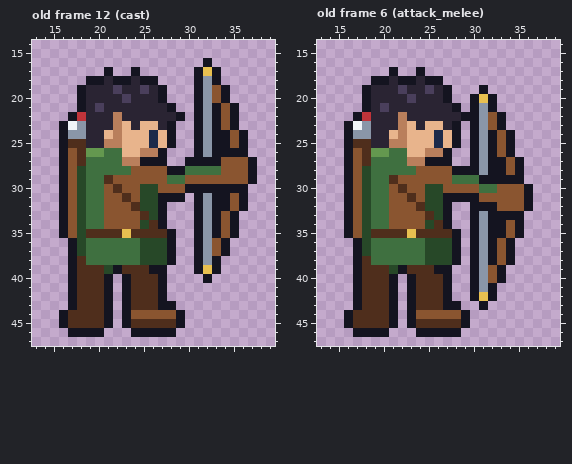
Edited in one commit: pixel-art file (art/sprites/combate/clases/arquero.aseprite). Above: the version before the commit.
48x48 pixels, 19 frames. Shown: old frame 12 (cast): x 13..39, y 14..47; old frame 6 (attack_melee): x 13..39, y 14..47. The commit also changed other frames, which this record leaves out.
And afterwards:
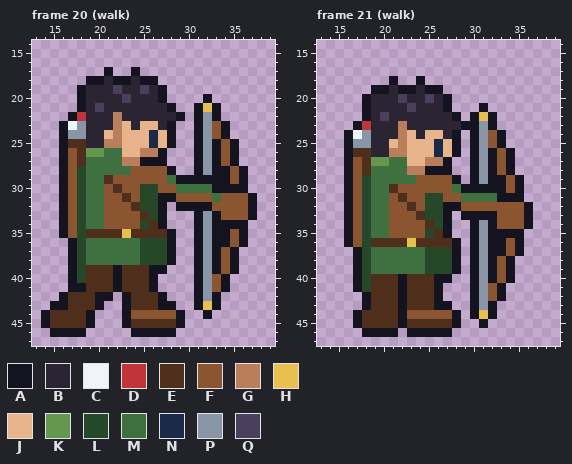
Palette (. is transparent): A #141420  B #2a2433  C #f0f4f8  D #c0343a  E #4f2e1c  F #8a5530  G #b97f5c  H #e8c050  J #e8b48c  K #64984f  L #274828  M #3f7040  N #1c2a4a  P #8a96a8  Q #4a3f5c
A new or re-ordered frame is compared with the old frame closest to it.
Difference:
frames 19 -> 23
--- frame 20 (walk) is new; against old frame 12 (cast), layers "cuerpo", "arma"
@@ x 13..39 @@
 15 ...........................
-16 ...................A.......
-17 ........A..A......AHA......
-18 ......AABAABAA....APA......
-19 .....ABBBQBBQBA...APFA.....
-20 .....ABBBBQBBBA...APFA.....
-21 .....ABQBBBBBBBA..APAFA....
-22 ....ADBBBGBBBBBBA.APAFA....
-23 ...ACPBBBGJBJJBA..APAFA....
-24 ...APPBBJGJJJNJA..APAAFA...
-25 ...AEEBBGGJJJNJA..APAAFA...
-26 ...AFEKKMMJJGGA...APAAAA...
-27 ...AFEMMMMGGAAA..AAAAFFFA..
-28 ...AFLMMMMMFFFFAAMMMMFFFA..
-29 ...AFLMMEFFFFFFMMFFFFFFFA..
-30 ...AFLMMFEFFLLFFFAAAAAAA...
-31 ...AFLMMFFEFLLAAA.APAAFA...
-32 ...AFLMMFFFELLA...APAAFA...
-33 ...AFLMMFFFFELA...APAFA....
-34 ...AFLMMFFFFLEA...APAFA....
-35 ...AFLEEEEHEEEEA..APAFA....
-36 ....ALMMMMMMLLLA..APFA.....
-37 ....ALMMMMMMLLLA..APFA.....
-38 ....AEMMMMMMLLLA..APA......
-39 ....AEEELAEEEAA...AHA......
-40 ....AEEEA.AEEEA....A.......
-41 ....AEEEA.AEEEA............
-42 ....AEEEA.AEEEA............
-43 ....AEEEA.AEEEAA...........
-44 ...AEEEEA.AFFFFFA..........
-45 ...AEEEEA.AEEEEEA..........
-46 ....AAAA...AAAAA...........
+16 ...........................
+17 ........A..A...............
+18 ......AABAABAA.............
+19 .....ABBBQBBQBA............
+20 .....ABBBBQBBBA....A.......
+21 .....ABQBBBBBBBA..AHA......
+22 ....ADBBBGBBBBBBA.APA......
+23 ...ACPBBBGJBJJBA..APFA.....
+24 ...APPBBJGJJJNJA..APFA.....
+25 ...AEEBBGGJJJNJA..APAFA....
+26 ...AFEKKMMJJGGA...APAFA....
+27 ...AFEMMMMGGAAA...APAFA....
+28 ...AFLMMMMMFFFFA..APAAFA...
+29 ...AFLMMEFFFFFFMAAAAAAFA...
+30 ...AFLMMFEFFLLFFMMMMAAAA...
+31 ...AFLMMFFEFLLAAFFFFMFFFA..
+32 ...AFLMMFFFELLA.AAAAFFFFA..
+33 ...AFLMMFFFFELA...APAFFFA..
+34 ...AFLMMFFFFLEA...APAAAA...
+35 ...AFLEEEEHEEEEA..APAAFA...
+36 ....ALMMMMMMLLLA..APAAFA...
+37 ....ALMMMMMMLLLA..APAFA....
+38 ....ALMMMMMMLLLA..APAFA....
+39 ....ALEEEAEEEAA...APAFA....
+40 ....ALEEEAEEEA....APFA.....
+41 ....AAEEEAEEEA....APFA.....
+42 ...AEEEAA.AEEEA...APA......
+43 ..AAEEEA..AEEEAA..AHA......
+44 .AEEEEA...AFFFFFA..A.......
+45 .AEEEEA...AEEEEEA..........
+46 ..AAAA.....AAAAA...........
 47 ...........................
--- frame 21 (walk) is new; against old frame 6 (attack_melee), layers "cuerpo", "arma"
@@ x 13..39 @@
 16 ...........................
-17 ........A..A...............
-18 ......AABAABAA.............
-19 .....ABBBQBBQBA...A........
-20 .....ABBBBQBBBA..AHA.......
-21 .....ABQBBBBBBBA.APA.......
-22 ....ADBBBGBBBBBBAAPFA......
-23 ...ACPBBBGJBJJBA.APFA......
-24 ...APPBBJGJJJNJA.APAFA.....
-25 ...AEEBBGGJJJNJA.APAFA.....
-26 ...AFEKKMMJJGGA..APAFA.....
-27 ...AFEMMMMGGAAA..APAAFA....
-28 ...AFLMMMMMFFFFAAAPAAFA....
-29 ...AFLMMEFFFFFFMMMAAAAA....
-30 ...AFLMMFEFFLLFFFFMMFFFA...
-31 ...AFLMMFFEFLLAAAAFFFFFA...
-32 ...AFLMMFFFELLA..AAAFFFA...
-33 ...AFLMMFFFFELA..APAAAA....
-34 ...AFLMMFFFFLEA..APAAFA....
-35 ...AFLEEEEHEEEEA.APAAFA....
-36 ....ALMMMMMMLLLA.APAFA.....
-37 ....ALMMMMMMLLLA.APAFA.....
-38 ....AEMMMMMMLLLA.APAFA.....
-39 ....AEEELAEEEAA..APFA......
-40 ....AEEEA.AEEEA..APFA......
-41 ....AEEEA.AEEEA..APA.......
-42 ....AEEEA.AEEEA..AHA.......
-43 ....AEEEA.AEEEAA..A........
-44 ...AEEEEA.AFFFFFA..........
-45 ...AEEEEA.AEEEEEA..........
-46 ....AAAA...AAAAA...........
+17 ...........................
+18 ........A..A...............
+19 ......AABAABAA.............
+20 .....ABBBQBBQBA............
+21 .....ABBBBQBBBA...A........
+22 .....ABQBBBBBBBA.AHA.......
+23 ....ADBBBGBBBBBBAAPA.......
+24 ...ACPBBBGJBJJBA.APFA......
+25 ...APPBBJGJJJNJA.APFA......
+26 ...AEEBBGGJJJNJA.APAFA.....
+27 ...AFEKKMMJJGGA..APAFA.....
+28 ...AFEMMMMGGAAA..APAFA.....
+29 ...AFLMMMMMFFFFA.APAAFA....
+30 ...AFLMMEFFFFFFMAAAAAFA....
+31 ...AFLMMFEFFLLFFMMMMAAA....
+32 ...AFLMMFFEFLLAAFFFFFFFA...
+33 ...AFLMMFFFELLA.AAAAFFFA...
+34 ...AFLMMFFFFELA..APAFFFA...
+35 ...AFLMMFFFFLEA..APAAAA....
+36 ...AFLEEEEHEEEEA.APAAFA....
+37 ....ALMMMMMMLLLA.APAAFA....
+38 ....ALMMMMMMLLLA.APAFA.....
+39 ....ALMMMMMMLLLA.APAFA.....
+40 ....ALEEEAEEEAA..APAFA.....
+41 ....ALEEEAEEEA...APFA......
+42 .....AEEEAEEEA...APFA......
+43 .....AEEEAEEEAA..APA.......
+44 ....AEEEEAFFFFFA.AHA.......
+45 ....AEEEEAEEEEEA..A........
+46 .....AAAA.AAAAA............
 47 ...........................
Changed places in both pictures, as pixel boxes (x1, y1, x2, y2):
changed: (176, 58, 257, 319)
changed: (41, 256, 167, 337)
changed: (344, 67, 533, 337)
